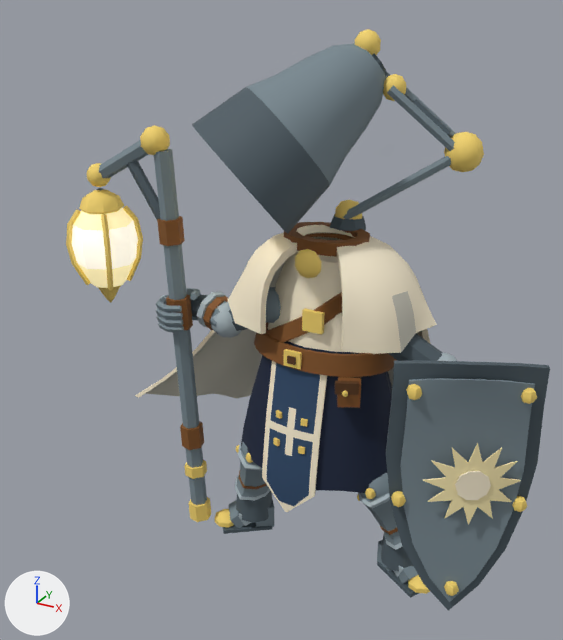
Before and after pictures for a commit that changed the glTF model assets/models/lamp/lamp_warden.glb.
Both versions are drawn from a camera (50 mm lens) standing at (0.562, -1.217, 1.097) and looking at (-0.089, -0.035, 0.506). Every picture has the same lights, and +X, +Y and +Z are marked at lower left. The older version comes first. Vertices at exactly the same position are counted once.

The first picture shows 'LampWarden'.
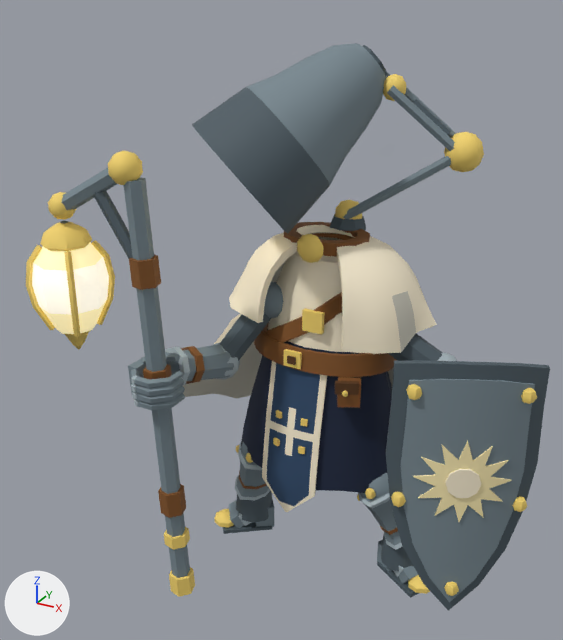
The change, as a diff of the scene's bpy script:
```diff
--- a/assets/models/lamp/lamp_warden.glb.py
+++ b/assets/models/lamp/lamp_warden.glb.py
@@ me_lampwarden @@
-me_lampwarden.from_pydata(...)  # 4264 vertices, 8032 faces; spans x -0.56..0.412, y -0.209..0.3, z 0.0..1.02
+me_lampwarden.from_pydata(...)  # 4534 vertices, 8580 faces; spans x -0.56..0.412, y -0.35..0.3, z 0.0..0.998
+# me_lampwarden part 1: the loose piece of 34 vertices spanning x -0.033..0.017, y -0.102..-0.074, z 0.622..0.675 is moved by (-0.008, 0.023, 0.02)
+# me_lampwarden part 2: the loose piece of 34 vertices spanning x -0.15..-0.069, y -0.067..0.007, z 0.497..0.566 is moved by (0.0, -0.015, 0.016)
+# me_lampwarden part 3: the loose piece of 16 vertices spanning x 0.063..0.234, y -0.059..0.019, z 0.436..0.572 is copied, and the copy is multiplied about its middle by the matrix ((-0.741, 0.1, -0.462), (-0.247, -0.814, 0.22), (-0.403, 0.315, 0.715)), then moved by (-0.289, -0.06, -0.013); it spans x -0.195..-0.086, y -0.137..-0.023, z 0.418..0.563
+# me_lampwarden part 4: the loose piece of 34 vertices spanning x -0.229..-0.161, y -0.089..-0.021, z 0.456..0.528 is moved by (0.023, -0.06, -0.057)
+# me_lampwarden part 5: the loose piece of 16 vertices spanning x 0.187..0.287, y -0.093..0.019, z 0.355..0.482 is copied, and the copy is multiplied about its middle by the matrix ((-0.01, 0.962, -0.265), (-0.146, 0.26, 0.952), (0.987, 0.048, 0.138)), then moved by (-0.424, -0.128, 0.027); it spans x -0.234..-0.139, y -0.23..-0.102, z 0.402..0.489
+# me_lampwarden part 6: the loose piece of 32 vertices spanning x -0.238..-0.201, y -0.086..-0.015, z 0.463..0.534 is multiplied about its middle by the matrix ((0.579, 0.485, 0.655), (0.793, -0.146, -0.592), (-0.191, 0.862, -0.469)), then moved by (0.024, -0.138, -0.046)
+# me_lampwarden part 7: the loose piece of 32 vertices spanning x -0.254..-0.218, y -0.085..-0.01, z 0.465..0.54 is multiplied about its middle by the matrix ((0.579, 0.485, 0.655), (0.793, -0.146, -0.592), (-0.191, 0.862, -0.469)), then moved by (0.031, -0.172, -0.043)
+# me_lampwarden part 8: the loose piece of 25 vertices spanning x -0.332..-0.261, y -0.129..-0.055, z 0.512..0.528 is multiplied about its middle by the matrix ((0.451, -1.013, -0.039), (1.013, 0.449, 0.068), (-0.046, -0.063, 1.107)), then moved by (0.11, -0.204, -0.067)
+# me_lampwarden part 9: the loose piece of 34 vertices spanning x -0.346..-0.294, y -0.111..-0.059, z 0.801..0.855 is moved by (0.095, -0.2, 0.0)
+# me_lampwarden part 10: the loose piece of 12 vertices spanning x -0.392..-0.288, y -0.096..-0.074, z 0.651..0.799 is moved by (0.095, -0.2, 0.0)
+# me_lampwarden part 11: the loose piece of 34 vertices spanning x -0.483..-0.439, y -0.107..-0.063, z 0.727..0.773 is moved by (0.095, -0.2, 0.0)
+# me_lampwarden part 12: the loose piece of 82 vertices spanning x -0.526..-0.396, y -0.15..-0.02, z 0.484..0.723 is moved by (0.095, -0.2, 0.0)
+# me_lampwarden part 13: the loose piece of 20 vertices spanning x -0.437..-0.408, y -0.061..-0.032, z 0.529..0.687 is moved by (0.095, -0.2, 0.0)
+# me_lampwarden part 14: the loose piece of 20 vertices spanning x -0.514..-0.485, y -0.138..-0.109, z 0.529..0.687 is moved by (0.095, -0.2, 0.0)
+# me_lampwarden part 15: the loose piece of 20 vertices spanning x -0.437..-0.408, y -0.138..-0.109, z 0.529..0.687 is moved by (0.095, -0.2, 0.0)
+# me_lampwarden part 16: the loose piece of 48 vertices spanning x 0.256..0.395, y -0.194..-0.117, z 0.281..0.437 is rebuilt with 146 vertices and now spans x 0.24..0.383, y -0.197..-0.128, z 0.285..0.441
+# me_lampwarden part 17: the loose piece of 20 vertices spanning x 0.305..0.356, y -0.182..-0.153, z 0.333..0.386 is rebuilt with 42 vertices and now spans x 0.291..0.343, y -0.188..-0.162, z 0.337..0.39
+# me_lampwarden part 18: 17 loose pieces with 282 vertices, spanning x -0.468..0.054, y -0.13..0.063, z 0.022..1.02, are deleted
+# me_lampwarden part 19: 559 vertices moved from x -0.512..0.193, y -0.112..0.282, z 0.146..0.656 to x -0.515..0.204, y -0.115..0.284, z 0.137..0.599; 134 vertices removed from x -0.232..0.193, y -0.113..0.198, z 0.26..0.656; 338 vertices added at x -0.373..0.205, y -0.331..0.206, z 0.022..0.84
+# me_lampwarden part 20: 19 vertices removed from x 0.219..0.396, y -0.196..-0.11, z 0.116..0.546; 215 vertices added at x 0.22..0.397, y -0.197..-0.107, z 0.116..0.546
+# other edits to the shape of me_lampwarden do not show in these pictures
 me_lampwarden.materials.append(mat_lampwarden)
```

Where the change shows, as pixel boxes [x1, y1, x2, y2] in the pictures (563 x 640 px; the box of a moved part takes in the faces that stretch with it):
'LampWarden', reshaped (8% wider): before [66, 29, 550, 611]; after [26, 43, 550, 611]
part 1 of me_lampwarden, moved or reshaped: before [295, 249, 321, 278]; after [297, 234, 323, 263]
part 2 of me_lampwarden, moved or reshaped: before [266, 287, 281, 323]; after [264, 282, 283, 318]
part 3 of me_lampwarden, added: after [220, 314, 271, 361]
part 4 of me_lampwarden, moved or reshaped: before [211, 302, 242, 338]; after [213, 342, 240, 380]
part 5 of me_lampwarden, added: after [178, 344, 234, 381]
part 6 of me_lampwarden, moved or reshaped: before [203, 296, 228, 330]; after [181, 346, 205, 384]
part 7 of me_lampwarden, moved or reshaped: before [196, 292, 226, 327]; after [165, 347, 190, 386]
part 8 of me_lampwarden, moved or reshaped: before [156, 295, 182, 312]; after [136, 386, 185, 404]
part 9 of me_lampwarden, moved or reshaped: before [140, 125, 170, 155]; after [108, 151, 143, 185]
part 10 of me_lampwarden, moved or reshaped: before [127, 161, 160, 219]; after [93, 191, 133, 259]
part 11 of me_lampwarden, moved or reshaped: before [87, 163, 111, 187]; after [48, 192, 77, 220]
part 12 of me_lampwarden, moved or reshaped: before [72, 189, 138, 303]; after [32, 222, 109, 350]
part 13 of me_lampwarden, moved or reshaped: before [123, 206, 143, 281]; after [91, 240, 115, 325]
part 14 of me_lampwarden, moved or reshaped: before [66, 209, 91, 285]; after [26, 245, 55, 330]
part 15 of me_lampwarden, moved or reshaped: before [101, 214, 113, 290]; after [64, 251, 81, 338]
part 16 of me_lampwarden, rebuilt: before [423, 443, 521, 525]; after [413, 441, 512, 522]
part 17 of me_lampwarden, rebuilt: before [455, 471, 491, 500]; after [445, 469, 481, 498]
part 18 of me_lampwarden, deleted: before [99, 29, 381, 522]
part 19 of me_lampwarden, moved or reshaped: before [135, 263, 431, 398]; after [61, 168, 398, 597]
part 20 of me_lampwarden, built on: before [401, 378, 535, 602]; after [386, 363, 550, 611]
